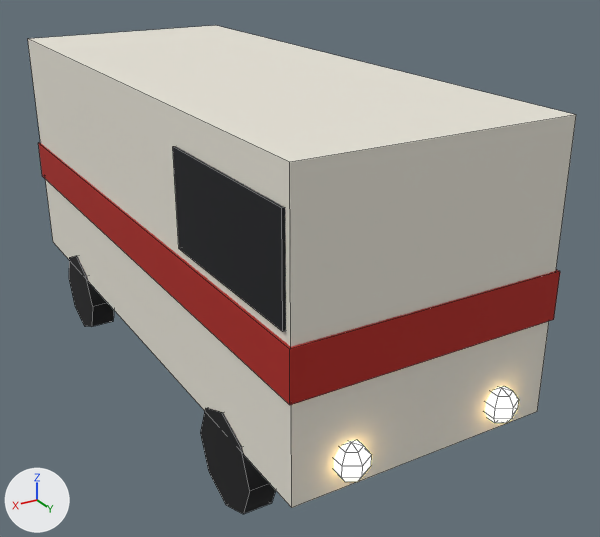
Two versions of the Blender file models/doroga/car-ambulance.blend, one commit apart.
The view is the same before and after, from a 50 mm camera at (2.99, 5.91, 3.83) aimed at (-0.33, 0.38, 1.06). Lighting does not change. The marker at lower left points along +X, +Y and +Z. The first picture is the older version. Mesh edges are drawn as thin lines.

In view in the first picture: '00_#e8e4d8', '01_#b0241c_noshadow', '02_#16181c_noshadow_r320', '03_#141416_r320', '04_#ffe9b0_noshadow'.
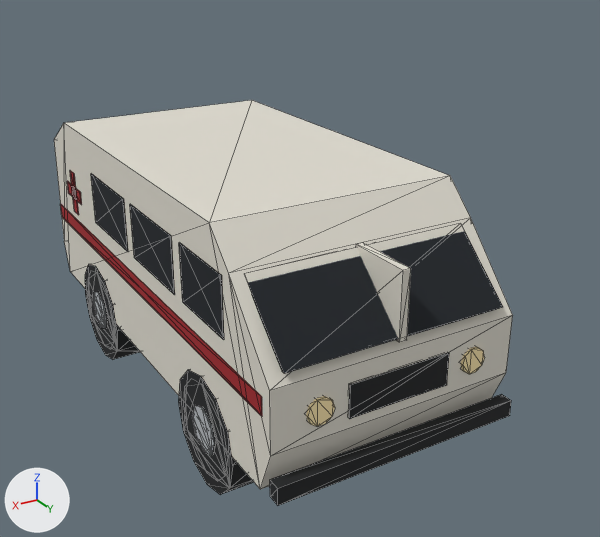
Changed parts and their boxes [x1, y1, x2, y2] in the pictures (600 x 537 px; the box of a moved part takes in the faces that stretch with it):
'00_#e8e4d8', deleted
    before: [28, 25, 576, 508]
'01_#e0dcd0_r320', added
    after: [54, 100, 513, 489]
'01_#b0241c_noshadow', deleted (red)
    before: [38, 143, 560, 405]
'02_#1a2026_noshadow_r320', added (black)
    after: [91, 174, 503, 373]
'00_#1e2022_noshadow_r320', added (black)
    after: [85, 264, 511, 506]
'02_#16181c_noshadow_r320', deleted (black)
    before: [173, 146, 286, 331]
'03_#141416_r320', reshaped (not visible afterwards)
    before: [69, 256, 276, 514]
'03_#a3262c_noshadow_r320', added
    after: [60, 170, 262, 417]
'04_#ffe9b0_noshadow', recoloured, surface changed, reshaped (17% shorter)
    before: [334, 387, 519, 482]
    after: [306, 347, 484, 426]
'06_#b8bcc0_noshadow_r110', added
    after: [93, 292, 215, 455]
part 1 of me_04__ffe9b0_noshadow, moved or reshaped
    before: [485, 387, 519, 423]
    after: [461, 347, 484, 374]
part 2 of me_04__ffe9b0_noshadow, moved or reshaped
    before: [334, 441, 372, 482]
    after: [306, 396, 335, 426]
part 3 of me_03__141416_r320, cut back (black)
    before: [200, 408, 276, 514]
part 4 of me_03__141416_r320, cut back (black)
    before: [69, 256, 114, 327]

Edits to the bpy script that builds the scene:
```text
Change mat_ffe9b0_emit__ffd890_3:
    remove mat_ffe9b0_emit__ffd890_3.emission_color = (1.0, 0.687, 0.279)  # beige #ffd890
    remove mat_ffe9b0_emit__ffd890_3.emission_strength = 3.0
Change me_03__141416_r320:
    remove me_03__141416_r320.from_pydata(...)  # 64 vertices, 40 faces; spans x -1.01..1.01, y -1.98..1.98, z 0.0..0.76
    add me_03__141416_r320.from_pydata(...)  # 192 vertices, 176 faces; spans x -0.97..0.97, y -1.48..1.58, z 0.0..0.76
    me_03__141416_r320 part 3: 16 vertices removed from x 0.79..1.01, y 1.22..1.98, z 0.0..0.76; 48 vertices added at x 0.77..0.97, y 0.82..1.58, z 0.0..0.76
    me_03__141416_r320 part 4: 16 vertices removed from x 0.79..1.01, y -1.98..-1.22, z 0.0..0.76; 48 vertices added at x 0.77..0.97, y -1.48..-0.72, z 0.0..0.76
    other edits to the shape of me_03__141416_r320 do not show in these pictures
Change me_04__ffe9b0_noshadow:
    remove me_04__ffe9b0_noshadow.from_pydata(...)  # 52 vertices, 60 faces; spans x -0.707..0.707, y 2.396..2.644, z 0.67..0.93
    add me_04__ffe9b0_noshadow.from_pydata(...)  # 80 vertices, 72 faces; spans x -0.72..0.72, y 2.18..2.22, z 0.885..1.075
    me_04__ffe9b0_noshadow part 1: 26 vertices removed from x -0.707..-0.493, y 2.396..2.644, z 0.67..0.93; 40 vertices added at x -0.72..-0.52, y 2.18..2.22, z 0.885..1.075
    me_04__ffe9b0_noshadow part 2: 26 vertices removed from x 0.493..0.707, y 2.396..2.644, z 0.67..0.93; 40 vertices added at x 0.52..0.72, y 2.18..2.22, z 0.885..1.075
Remove ob_00__e8e4d8:
    ob_00__e8e4d8 = bpy.data.objects.new('00_#e8e4d8', me_00__e8e4d8)
Remove ob_01__b0241c_noshadow:
    ob_01__b0241c_noshadow = bpy.data.objects.new('01_#b0241c_noshadow', me_01__b0241c_noshadow)
Remove ob_02__16181c_noshadow_r320:
    ob_02__16181c_noshadow_r320 = bpy.data.objects.new('02_#16181c_noshadow_r320', me_02__16181c_noshadow_r320)
Add ob_06__b8bcc0_noshadow_r110:
    ob_06__b8bcc0_noshadow_r110 = bpy.data.objects.new('06_#b8bcc0_noshadow_r110', me_06__b8bcc0)  # 128 vertices, 112 faces; spans x -0.98..0.98, y -1.29..1.39, z 0.19..0.57; in mat_b8bcc0_metal_0_6_rough_0_35 (light grey #b9bdc1)
    ob_06__b8bcc0_noshadow_r110.location = (0.0, 0.0, 0.0)
Add ob_03__a3262c_noshadow_r320:
    ob_03__a3262c_noshadow_r320 = bpy.data.objects.new('03_#a3262c_noshadow_r320', me_03__a3262c)  # 64 vertices, 96 faces; spans x -0.98..0.98, y -2.16..2.1, z 0.8..1.61; in mat_a3262c (red #a52128)
    ob_03__a3262c_noshadow_r320.location = (0.0, 0.0, 0.0)
Add ob_02__1a2026_noshadow_r320:
    ob_02__1a2026_noshadow_r320 = bpy.data.objects.new('02_#1a2026_noshadow_r320', me_02__1a2026)  # 56 vertices, 84 faces; spans x -0.98..0.98, y -0.95..2.2, z 1.3..1.78; in mat_1a2026_rough_0_2 (black #131a21)
    ob_02__1a2026_noshadow_r320.location = (0.0, 0.0, 0.0)
Add ob_01__e0dcd0_r320:
    ob_01__e0dcd0_r320 = bpy.data.objects.new('01_#e0dcd0_r320', me_01__e0dcd0)  # 26 vertices, 44 faces; spans x -0.97..0.97, y -2.15..2.21, z 0.42..2.05; in mat_e0dcd0 (light grey #e1ddd1)
    ob_01__e0dcd0_r320.location = (0.0, 0.0, 0.0)
Add ob_00__1e2022_noshadow_r320:
    ob_00__1e2022_noshadow_r320 = bpy.data.objects.new('00_#1e2022_noshadow_r320', me_00__1e2022)  # 208 vertices, 200 faces; spans x -0.97..0.97, y -1.56..2.28, z -0.1..1.1; in mat_1e2022 (black #181a1c)
    ob_00__1e2022_noshadow_r320.location = (0.0, 0.0, 0.0)
```
